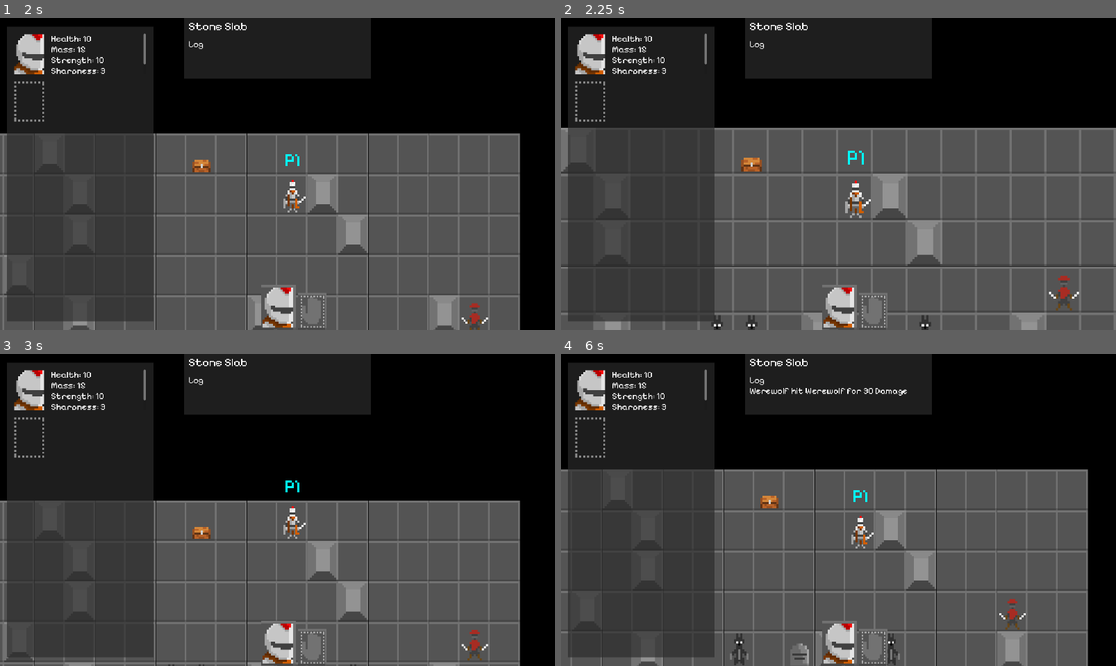
Above: before the commit, frames 1-4 (two rows, left to right).
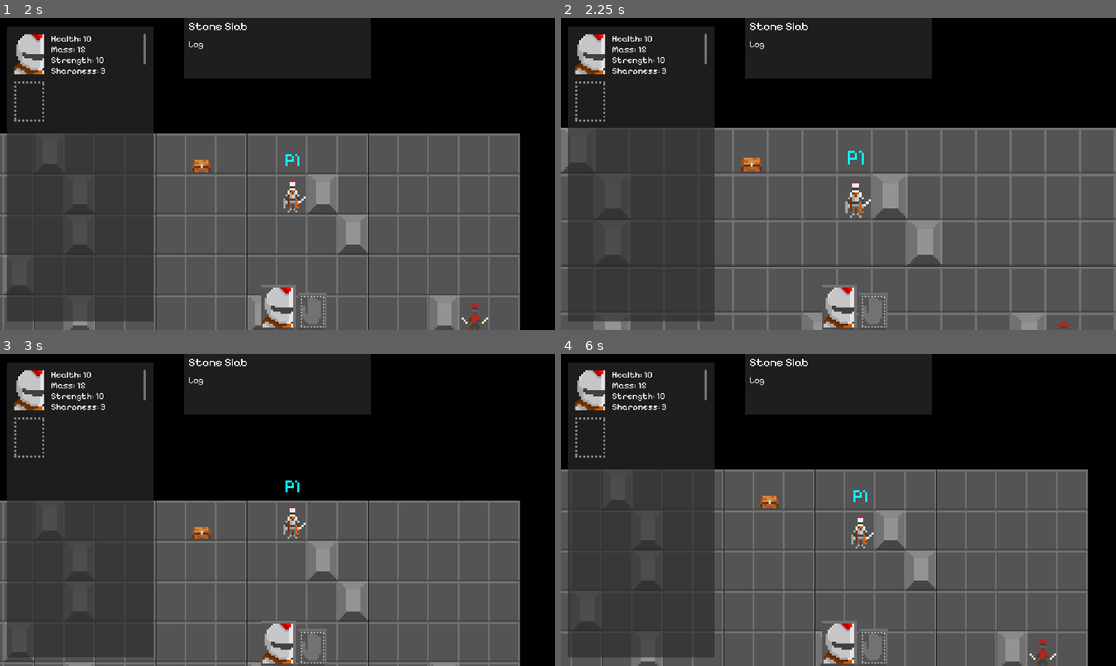
Above: after the commit, the same moments.

Repository: joshandersn/firecrest
Game: Godot game, scene res://main.tscn
Same seed, same stepped clock (60 frames per second), same inputs: the game is played once before the commit and once after it.
Inputs (mouse positions are in pixels of both pictures, inside the frame that each line leads up to):
- Up to frame 1 (2 s): tap Enter (ui_accept) at 0.5, 0.77, 1.52 s; move the mouse to (294, 192) at 0.52 s; hold D (move_right) 0.53-1.28 s; tap = (zoom_in) at 0.6 s; move the mouse to (16, 195) at 1.27 s; hold S (move_down) from 1.28 s (still down); tap - (zoom_out) at 1.35 s
- Up to frame 2 (2.25 s): move the mouse to (583, 155) at 2.02 s; release S (move_down) at 2.03 s; hold D (move_right) from 2.03 s (still down); tap = (zoom_in) at 2.1 s
- Up to frame 3 (3 s): tap Enter (ui_accept) at 2.75 s; move the mouse to (55, 488) at 2.77 s; release D (move_right) at 2.78 s; hold W (move_up) from 2.78 s (still down); tap - (zoom_out) at 2.85 s
- Up to frame 4 (6 s): tap Enter (ui_accept) at 3.02, 3.77, 4.52, 5 s; move the mouse to (672, 528) at 3.52 s; release W (move_up) at 3.53 s; hold A (move_left) 3.53-5.03 s; tap = (zoom_in) at 3.6, 5.1 s; move the mouse to (716, 531) at 4.27 s; tap - (zoom_out) at 4.35, 5.85 s; move the mouse to (583, 528) at 5.02 s; hold S (move_down) 5.03-5.78 s; move the mouse to (755, 488) at 5.77 s; hold D (move_right) from 5.78 s (still down)

Frame 1 is identical in both runs. In frame 2, 0.4% of the frame differs, in the area x 27-94%, y 82-100%; in frame 3, 0.1%; in frame 4, 0.8%, in the area x 30-90%, y 10-100%.

Commit message:
Entities will hunt other entitys if they are hungry enough

Diff:
--- a/Entities/Assassin.tres
+++ b/Entities/Assassin.tres
@@ -19,5 +19,5 @@
 sharpness = 5
 protein = 20
 savagery = 2
-sense = 5
+sense = 2
 storage = Array[ExtResource("1_r0ggn")]([])
--- a/Entities/Chest.tres
+++ b/Entities/Chest.tres
@@ -19,4 +19,6 @@
 mass = 10
 sharpness = 0
 protein = 0
+savagery = 0
+sense = 0
 storage = Array[ExtResource("1_rm37o")]([ExtResource("3_2mryq"), ExtResource("4_mdwfj")])
--- a/Entities/Werewolf.tres
+++ b/Entities/Werewolf.tres
@@ -19,5 +19,5 @@
 sharpness = 10
 protein = 25
 savagery = 6
-sense = 10
+sense = 5
 storage = Array[ExtResource("1_v5ojc")]([])
--- a/Entities/knight.tres
+++ b/Entities/knight.tres
@@ -17,7 +17,7 @@
 inititive = 3
 mass = 15
 sharpness = 3
-protein = 30
+protein = 15
 savagery = 0
-sense = 3
+sense = 2
 storage = Array[ExtResource("1_4bijf")]([])
--- a/Objects/entity.gd
+++ b/Objects/entity.gd
@@ -7,6 +7,7 @@
 var detected_entities: Array[Node2D]
 
 @onready var move = $Move
+@onready var sensory = $Sensory
 
 var rng = RandomNumberGenerator.new()
 
@@ -32,7 +33,6 @@
 
 var parallel_modal := false
 func move_toward_direction(target) -> void:
-	# TODO: Figure out non-diagnol movement perhaps separate x and y with with rng
 	if parallel_modal:
 		if target.position.x > position.x:
 			move.use(Vector2.RIGHT)
@@ -46,19 +46,19 @@
 			move.use(Vector2.DOWN)
 		parallel_modal = true
 
-func awareness_check() -> void:
-	pass
 
 func take_turn():
 	if !is_player and entity.inititive > 0 and entity.health > 0:
-		if entity.savagery > 5:
+		if entity.savagery > 1:
 			# TODO: The enity will find a target and hunt it down
-			var target = Game.players[0]
-			awareness_check()
-			if target.entity.health > 0:
-				move_toward_direction(target)
-		else:
-			move_randomly()
+			var targets = sensory.get_bodies()
+			var desired_target
+			for target in targets:
+				if target.entity.protein < entity.mass:
+					desired_target = target
+			if desired_target and desired_target.entity.health > 0:
+				move_toward_direction(desired_target)
+				print(entity.tag, " sees ", desired_target.entity.tag)
 
 func _input(_event: InputEvent) -> void:
 	if is_player and entity.health > 0:
--- a/Objects/entity.tscn
+++ b/Objects/entity.tscn
@@ -1,11 +1,15 @@
-[gd_scene load_steps=5 format=3 uid="uid://dhokegx1ki0fl"]
+[gd_scene load_steps=7 format=3 uid="uid://dhokegx1ki0fl"]
 
 [ext_resource type="Script" path="res://Objects/entity.gd" id="1_e7jks"]
 [ext_resource type="Script" path="res://Skills/move.gd" id="3_0mojd"]
 [ext_resource type="Script" path="res://Objects/interact.gd" id="3_a4ejc"]
+[ext_resource type="Script" path="res://Objects/sensory.gd" id="4_1eewo"]
 
 [sub_resource type="RectangleShape2D" id="RectangleShape2D_rhqge"]
 size = Vector2(14, 19)
+
+[sub_resource type="RectangleShape2D" id="RectangleShape2D_bv6kq"]
+size = Vector2(40, 60)
 
 [node name="Entity" type="Area2D" groups=["entity"]]
 z_index = 1
@@ -52,4 +56,20 @@
 [node name="Interact" type="Node" parent="."]
 script = ExtResource("3_a4ejc")
 
+[node name="Sensory" type="Node" parent="."]
+script = ExtResource("4_1eewo")
+
+[node name="Area2D" type="Area2D" parent="."]
+collision_layer = 0
+priority = 1
+
+[node name="CollisionShape2D" type="CollisionShape2D" parent="Area2D"]
+position = Vector2(8, 10)
+shape = SubResource("RectangleShape2D_bv6kq")
+debug_color = Color(0.4, 0.607843, 0.160784, 0.129412)
+
 [connection signal="mouse_entered" from="." to="." method="_on_mouse_entered"]
+[connection signal="area_entered" from="Area2D" to="Sensory" method="_on_area_2d_area_entered"]
+[connection signal="area_exited" from="Area2D" to="Sensory" method="_on_area_2d_area_exited"]
+[connection signal="body_entered" from="Area2D" to="Sensory" method="_on_area_2d_body_entered"]
+[connection signal="body_exited" from="Area2D" to="Sensory" method="_on_area_2d_body_exited"]
--- /dev/null
+++ b/Objects/sensory.gd
@@ -0,0 +1,22 @@
+extends Node
+
+@onready var parent = get_parent()
+
+var sensory_instances: Array[Area2D]
+var offset = Vector2(8,10)
+var detected_bodies: Array[Node2D]
+
+func use() -> void:
+	pass
+
+func get_bodies():
+	return detected_bodies
+
+func clear_sensory() -> void:
+	detected_bodies.resize(0)
+
+func _on_area_2d_area_entered(area: Area2D) -> void:
+	detected_bodies.append(area)
+
+func _on_area_2d_area_exited(area: Area2D) -> void:
+	detected_bodies.erase(area)
--- a/Skills/move.gd
+++ b/Skills/move.gd
@@ -13,7 +13,7 @@
 	if entity_check.is_colliding():
 		var entity_body = entity_check.get_collider()
 		# Interact
-		if entity_body.is_in_group("entity"):
+		if is_instance_valid(entity_body) and entity_body.is_in_group("entity"):
 			$"../Interact".use(entity_body, parent)
 	elif tile_check.is_colliding():
 		var tile_body = tile_check.get_collider()
